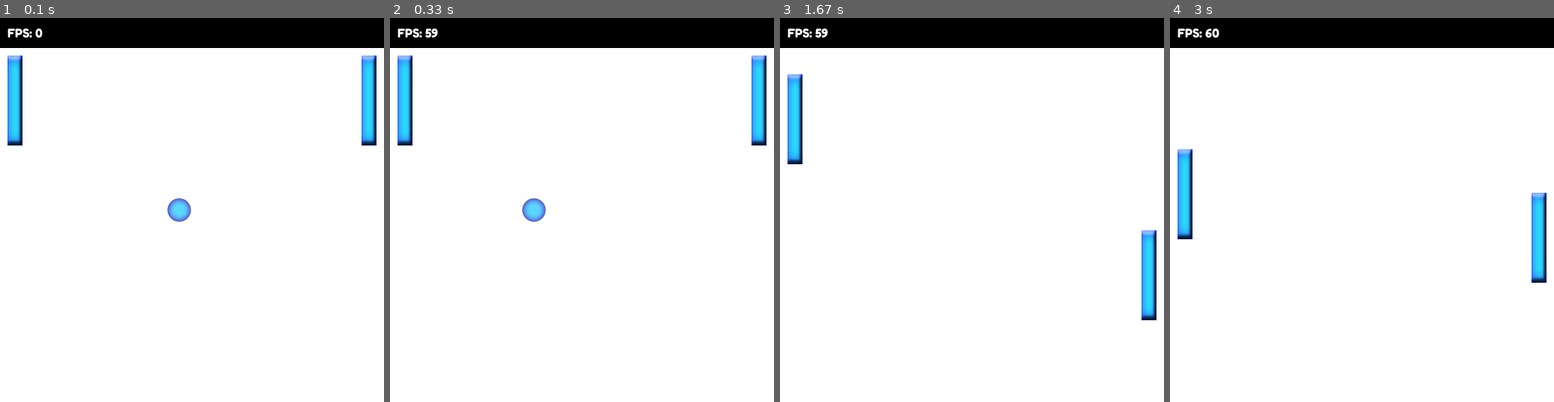
Above: before the commit, frames 1-4 (left to right).
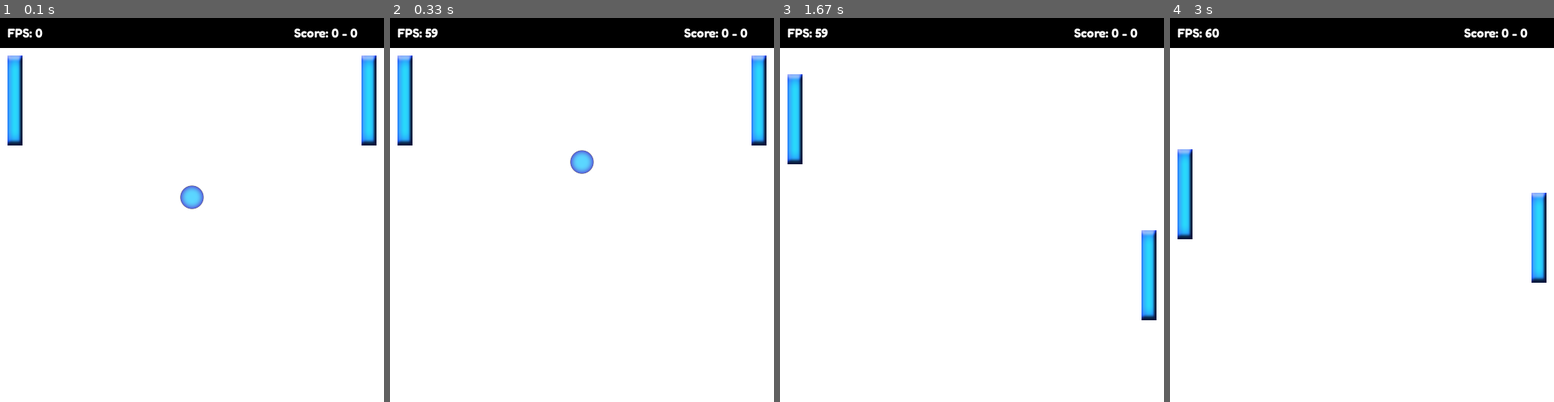
Above: after the commit, the same moments.

Repository: ByPikod/pygame-chronicles
Game: pygame game, started from ping-pong/main.py
Same seed, same stepped clock (60 frames per second), same inputs: the game is played once before the commit and once after it.
Inputs:
- Up to frame 1 (0.1 s): no input
- Up to frame 2 (0.33 s): no input
- Up to frame 3 (1.67 s): tap S at 0.33 s; hold Down 1.17-1.63 s
- Up to frame 4 (3 s): hold Up 1.67-2.03 s; hold Down 2.07-2.43 s; hold Up 2.47-2.77 s; hold Down from 2.8 s (still down); hold S from 2.8 s (still down)

The runs differ from the first frame. In frame 1, 0.8% of the frame differs, in the area x 43-94%, y 2-54%; in frame 2, 0.8%, in the area x 34-94%, y 2-54%; in frame 3, 0.2%; in frame 4, 0.2%.

Commit message:
ping-pong scores and ball physics added

Diff:
--- a/ping-pong/main.py
+++ b/ping-pong/main.py
@@ -29,8 +29,10 @@
 
 
 class Ball(Entity):
-    direction = -90
+    direction = 180
     speed = 0.2
+    collision_cooldown = 0
+    border_cooldown = 0
 
     def __init__(self, screen_width: int, screen_height: int):
 
@@ -49,12 +51,34 @@
         self.image = pygame.transform.smoothscale(self.image, self.rect.size)
         self.surf.blit(self.image, (0, 0))
 
-    def handle_movement(self, delta_time, collision_group: list[Entity]):
-
+    def handle_movement(self, delta_time, ticks, collision_group: list[Entity]):
+
+        # Score counter
+        if self.location[0] < 0:
+            return 1
+        elif self.location[0] + self.get_width() > self.screen_width:
+            return 2
+
+        # Top and bottom borders
+        if self.location[1] < 50 and self.border_cooldown < ticks:
+            self.direction *= -1
+            self.border_cooldown = ticks + 150
+        elif self.location[1] + self.get_height() > self.screen_height and self.border_cooldown < ticks:
+            self.direction *= -1
+            self.border_cooldown = ticks + 150
+
+        # Player collisions
         collision = self.check_collision(collision_group)
-        if collision:
+        if collision and self.collision_cooldown < ticks:
+            self.speed += 0.01
+            self.collision_cooldown = ticks + 300
+            rotateBall = (collision.get_y() - self.get_y()) / 2
+            if self.get_y() > self.screen_width / 2:
+                rotateBall *= -1
+            self.direction = (self.direction + rotateBall) * -1
             return
 
+        # Movement
         directionRadian = math.radians(self.direction)
         self.location = (
             self.location[0] + math.sin(directionRadian) * self.speed * delta_time,
@@ -71,10 +95,10 @@
         for sprite in collision_group:
 
             if (
-                sprite.get_x() < self.get_x() + self.get_width() and
-                sprite.get_x() + sprite.get_width() > self.get_x() and
-                sprite.get_y() < self.get_y() + self.get_height() and
-                sprite.get_y() + sprite.get_height() > self.get_y()
+                    sprite.get_x() < self.get_x() + self.get_width() and
+                    sprite.get_x() + sprite.get_width() > self.get_x() and
+                    sprite.get_y() < self.get_y() + self.get_height() and
+                    sprite.get_y() + sprite.get_height() > self.get_y()
             ):
                 return sprite
 
@@ -92,6 +116,7 @@
         self.surf.blit(self.image, (0, 0))
 
         self.controller: dict = controller
+        self.score: int = 0
         self.speed: float = 0.5
         self.axis: float = 0.0
 
@@ -183,20 +208,34 @@
             fps_text_rect = fps_text.get_rect()
             fps_text_rect.topleft = (10, 10)
 
+            score_text = self.mainFont.render(f"Score: {self.ply1.score} - {self.ply2.score}", True, (255, 255, 255))
+            score_text_rect = score_text.get_rect()
+            score_text_rect.topleft = (self.screen_width() - 120, 10)
+
             keys = pygame.key.get_pressed()
 
             height = self.screen_height()
             delta_time = self.get_delta_time()
+            ticks = self.get_ticks()
 
             self.ply1.handle_movement(keys, delta_time, height)
             self.ply2.handle_movement(keys, delta_time, height)
-            self.ball.handle_movement(delta_time, (self.ply1, self.ply2))
+            winner = self.ball.handle_movement(delta_time, ticks, (self.ply1, self.ply2))
+            if type(winner) == int:
+                self.ball.remove()
+                self.ball = Ball(self.screen_width(), self.screen_height())
+
+                if winner == 1:
+                    self.ply2.score += 1
+                else:
+                    self.ply1.score += 1
 
             self.display_surface.blit(self.header, self.header.get_rect())
             self.display_surface.blit(self.ply1.surf, self.ply1.rect)
             self.display_surface.blit(self.ply2.surf, self.ply2.rect)
             self.display_surface.blit(self.ball.surf, self.ball.rect)
             self.display_surface.blit(fps_text, fps_text_rect)
+            self.display_surface.blit(score_text, score_text_rect)
 
             pygame.display.update()
             self.delta_time = self.clock.tick(0)
